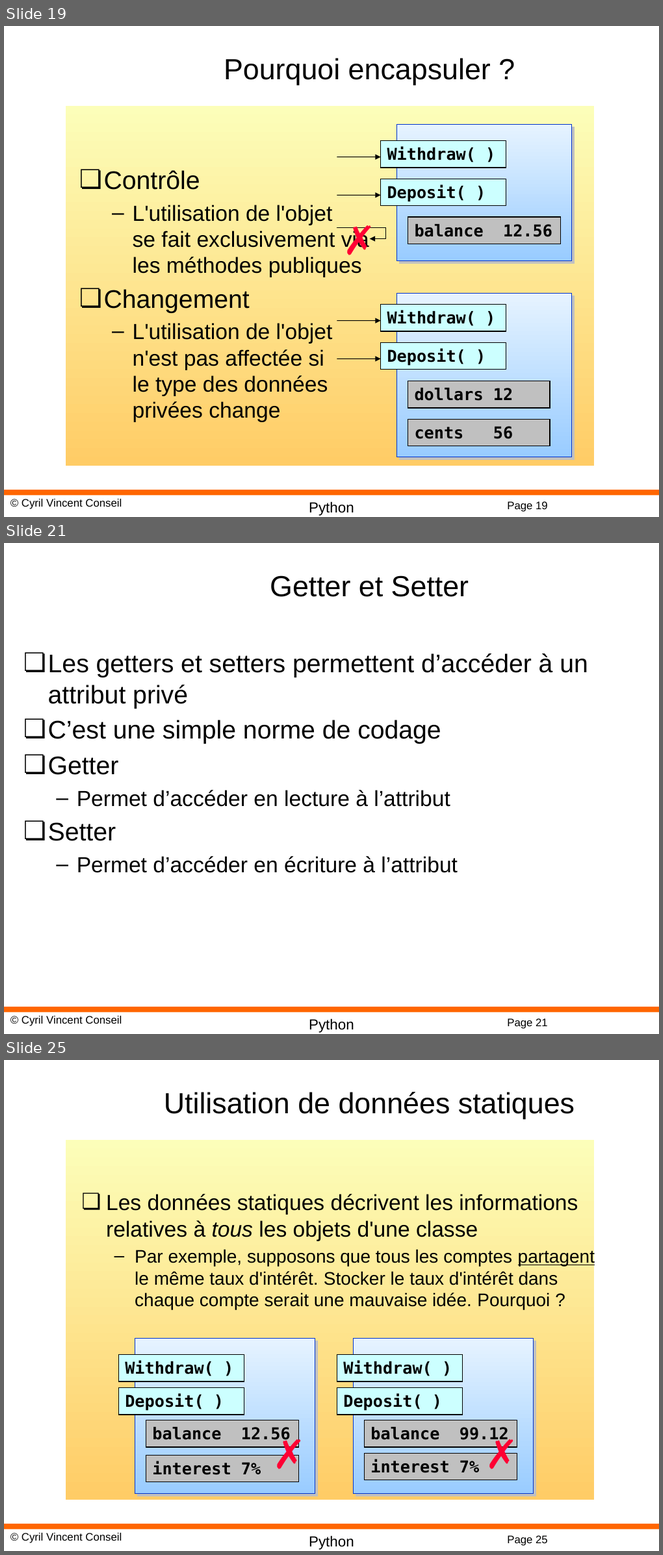
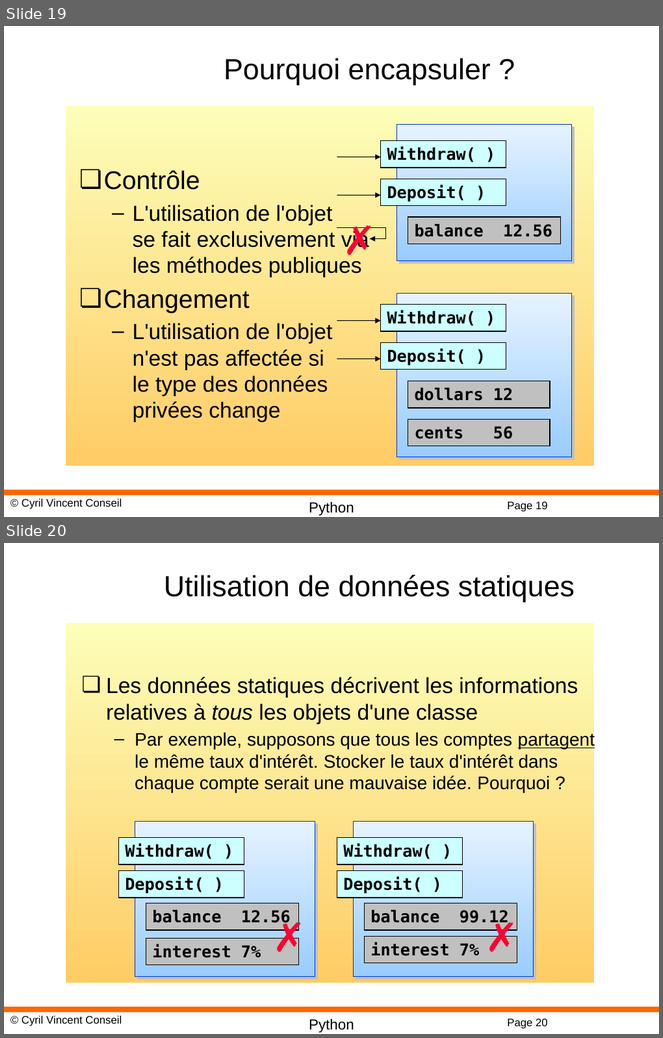
Before and after one commit to cyrilvincent/python, a slide deck: ppt/Python08-OO.pptx. Shown one above the other, each under a label of ours: slides 19, 21 and 25 before the commit, slides 19 and 20 after it; the slides between them are not shown. The pictures are 663x1555 and 663x1038 pixels, drawn with LibreOffice and Linux fonts; fonts in the diff are those of the drawing; background and template pictures are left out. Boxes give left, top, right and bottom in pixels: in the first picture for what was removed or moved away, otherwise in the second. Text is boxed around its words. In the diff, an @@ line names an element or a change of style, - is before the commit and + after.

```diff
--- a/ppt/Python08-OO.pptx
+++ b/ppt/Python08-OO.pptx
@@ slide 21 removed at box(4, 543, 659, 1034), background #FFFFFF; not listed: 4 template elements that a slide beside it also shows @@
@@ title removed at box(270, 575, 469, 597) @@
-Getter et Setter
@@ text removed at box(48, 653, 588, 873) @@
-❏ Les getters et setters permettent d’accéder à un attribut privé
-❏ C’est une simple norme de codage
-❏ Getter
-  – Permet d’accéder en lecture à l’attribut
-❏ Setter
-  – Permet d’accéder en écriture à l’attribut
@@ what was slide 25 is now slide 20 @@
@@ page number at box(507, 1019, 548, 1029): text changed @@
-Page 25
+Page 20
```
Also in this commit, not shown: 6 other slides removed, 4 other files.
